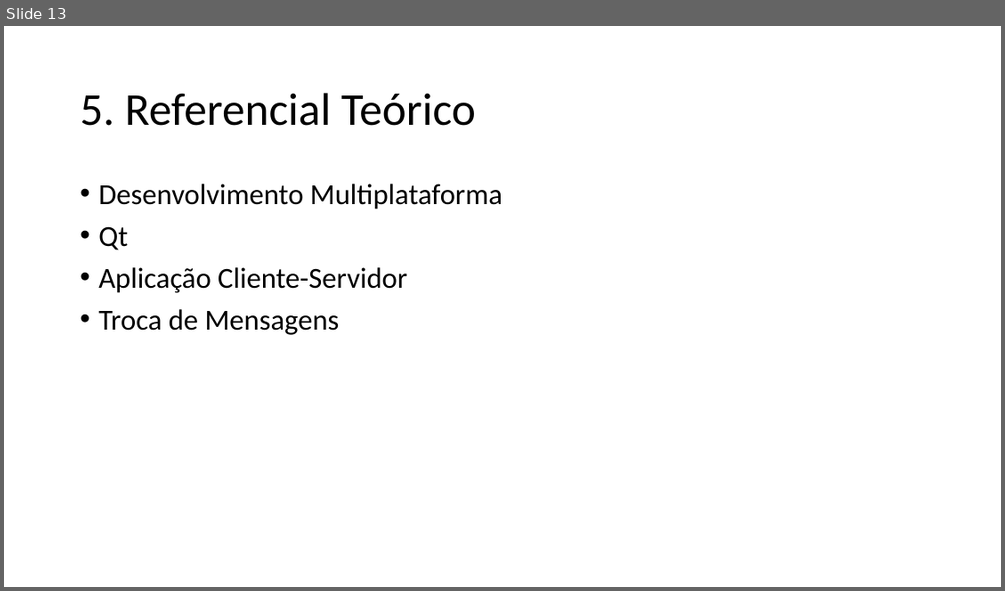
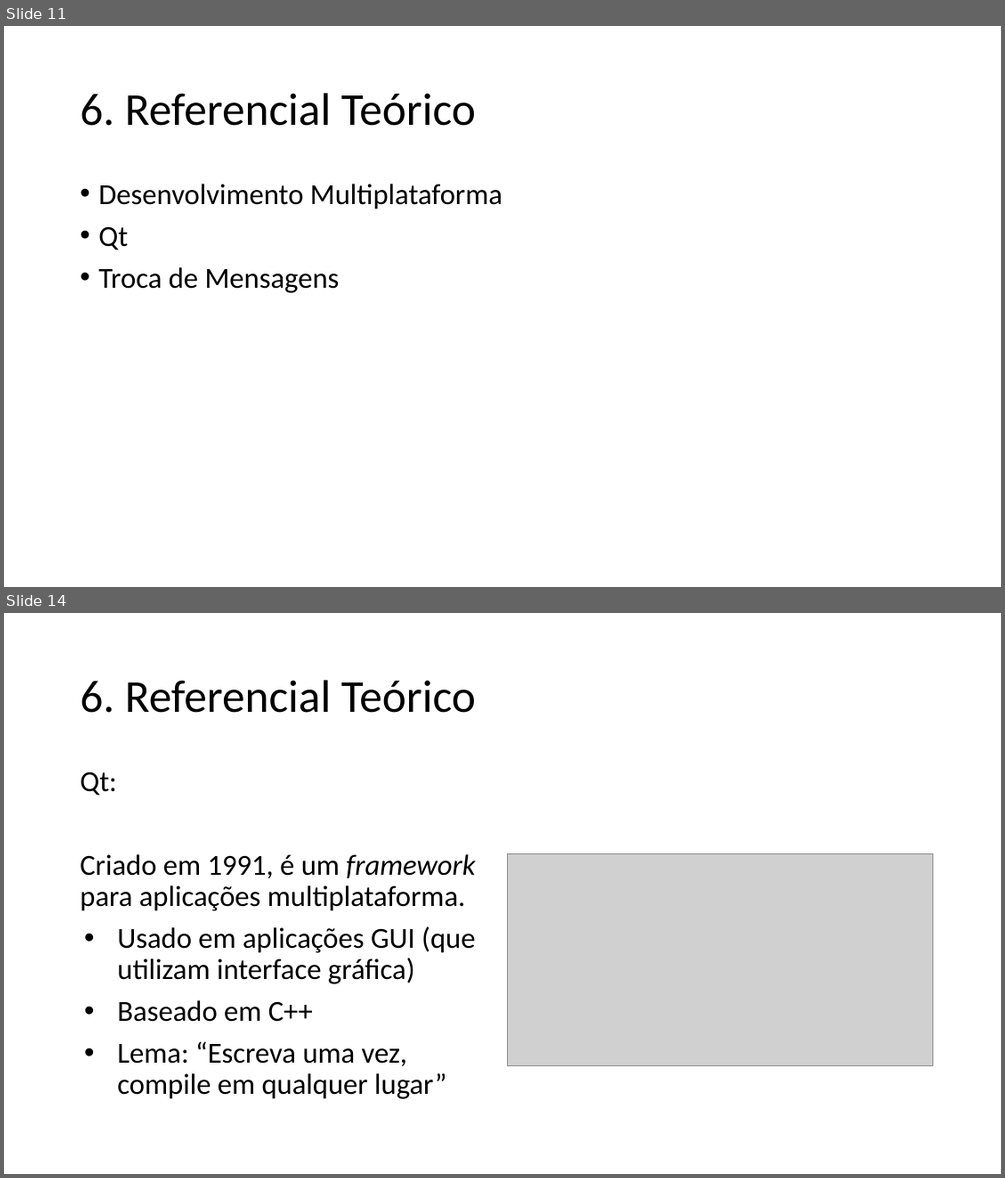
Before and after one commit to ricardopetrere/TCC_FTT, a slide deck: documentos/Apresentação_22_09.pptx. Shown one above the other, each under a label of ours: slide 13 before the commit, slides 11 and 14 after it; the slides between them are not shown. The pictures are 1005x591 and 1005x1178 pixels, drawn with LibreOffice and Linux fonts; fonts in the diff are those of the drawing; grey boxes stand for pictures. Boxes give left, top, right and bottom in pixels: in the first picture for what was removed or moved away, otherwise in the second. Text is boxed around its words. In the diff, an @@ line names an element or a change of style, - is before the commit and + after.

```diff
--- a/documentos/Apresentação_22_09.pptx
+++ b/documentos/Apresentação_22_09.pptx
@@ slide 14 added at (x1=4, y1=613, x2=1001, y2=1174), background #FFFFFF @@
@@ title added at (x1=80, y1=680, x2=476, y2=713), 44 pt, text #000000 @@
+6. Referencial Teórico
@@ text added at (x1=80, y1=771, x2=475, y2=1099), 28 pt, text #000000 @@
+Qt:
+Criado em 1991, é um framework para aplicações multiplataforma.
+• Usado em aplicações GUI (que utilizam interface gráfica)
+• Baseado em C++
+• Lema: “Escreva uma vez, compile em qualquer lugar”
@@ picture added at (x1=508, y1=854, x2=933, y2=1066) @@
@@ what was slide 13 is now slide 11 @@
@@ slide 11 changed as well @@
@@ title at (x1=80, y1=93, x2=476, y2=126): text changed @@
-5. Referencial Teórico
+6. Referencial Teórico
@@ text "Desenvolvimento Multiplataforma" at (x1=98, y1=184, x2=502, y2=293): less space between paragraphs @@
@@ text at (x1=98, y1=267, x2=407, y2=293): paragraph removed @@
-• Aplicação Cliente-Servidor
```
Also in this commit, not shown: 10 other slides changed, 5 other slides added, 2 slides removed.
